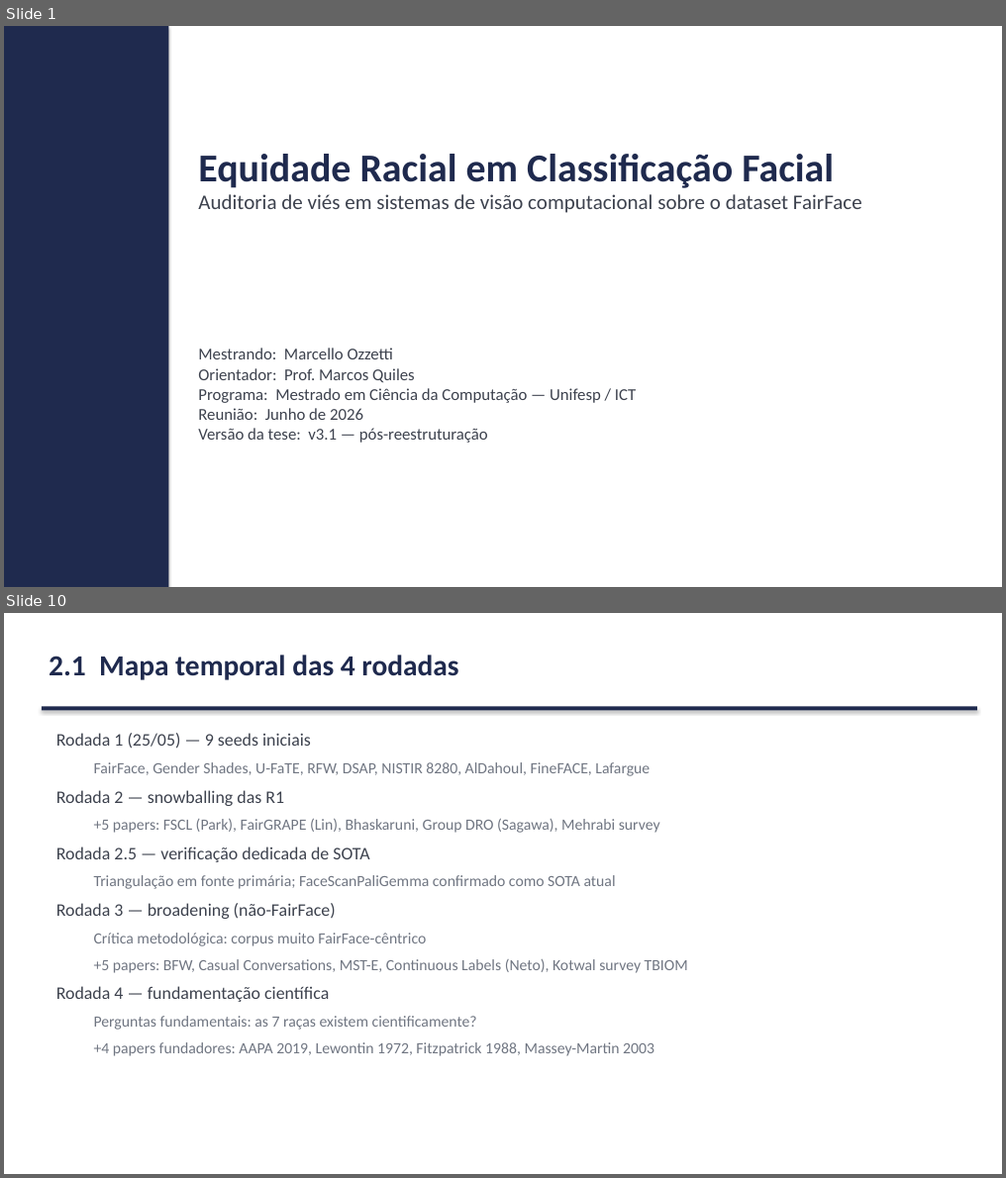
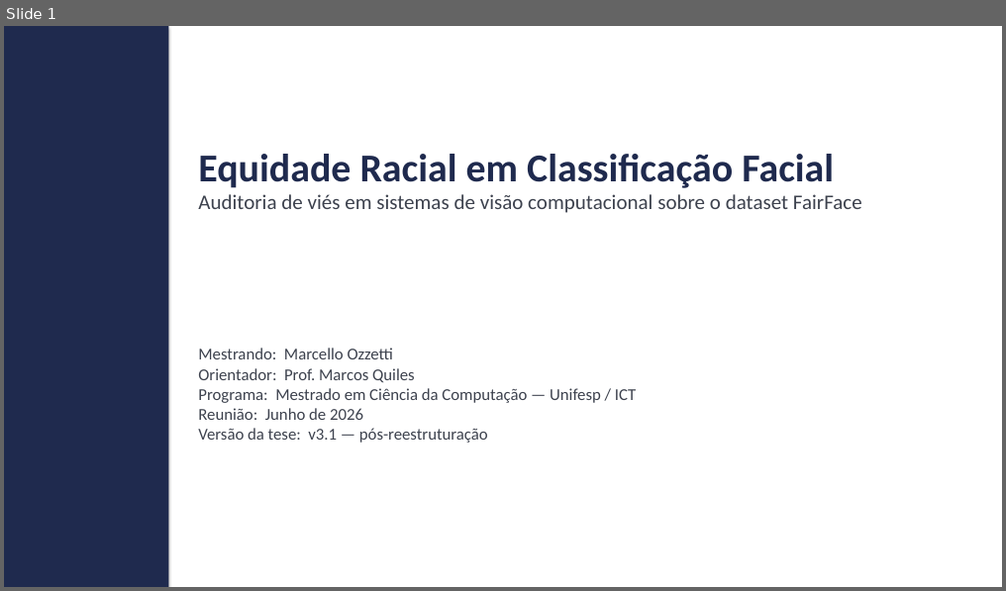
Before and after one commit to marcellozzetti/Facial-Recognition-Models-Mitigating-Bias, a slide deck: docs/ativo/material_reuniao_orientador_2026-06.pptx. Shown one above the other, each under a label of ours: slides 1 and 10 before the commit, slide 1 after it; the slides between them are not shown. The pictures are 1006x1178 and 1006x591 pixels, drawn with LibreOffice and Linux fonts; fonts in the diff are those of the drawing. Boxes give left, top, right and bottom in pixels: in the first picture for what was removed or moved away, otherwise in the second. Text is boxed around its words. In the diff, an @@ line names an element or a change of style, - is before the commit and + after.

```diff
--- a/docs/ativo/material_reuniao_orientador_2026-06.pptx
+++ b/docs/ativo/material_reuniao_orientador_2026-06.pptx
@@ slide 10 removed at [4, 613, 1002, 1174], background #FFFFFF @@
@@ text removed at [49, 655, 458, 680] @@
-2.1 Mapa temporal das 4 rodadas
@@ rectangle removed at [42, 707, 977, 710] @@
@@ text removed at [56, 733, 688, 1057] @@
-Rodada 1 (25/05) — 9 seeds iniciais
-  FairFace, Gender Shades, U-FaTE, RFW, DSAP, NISTIR 8280, AlDahoul, FineFACE, Lafargue
-Rodada 2 — snowballing das R1
-  +5 papers: FSCL (Park), FairGRAPE (Lin), Bhaskaruni, Group DRO (Sagawa), Mehrabi survey
-Rodada 2.5 — verificação dedicada de SOTA
-  Triangulação em fonte primária; FaceScanPaliGemma confirmado como SOTA atual
-Rodada 3 — broadening (não-FairFace)
-  Crítica metodológica: corpus muito FairFace-cêntrico
-  +5 papers: BFW, Casual Conversations, MST-E, Continuous Labels (Neto), Kotwal survey TBIOM
-Rodada 4 — fundamentação científica
-  Perguntas fundamentais: as 7 raças existem cientificamente?
-  +4 papers fundadores: AAPA 2019, Lewontin 1972, Fitzpatrick 1988, Massey-Martin 2003
```
Also in this commit, not shown: 32 slides changed, 2 slides added, 9 other slides removed, 1 other file.
